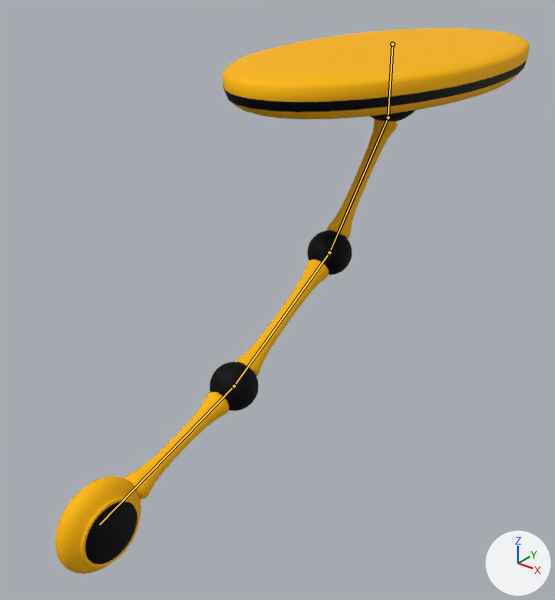
Before and after pictures for a commit that changed the Blender file 2o/Animacion 2D/pendulum1.blend.
The view is the same before and after, from a 50 mm camera at (7.18, -12.18, 12.81) aimed at (-0.28, -2.86, 7.04). Lighting does not change. The marker at lower right points along +X, +Y and +Z. Both versions are drawn at frame 15 of the action 'ArmatureAction.001'; the numbers are the values there. The bones that bend it are drawn over the model as lines.

Objects in the first picture: 'pendulum_ball_02', 'pendulum_ball_03', 'pendulum_ball_04', 'pendulum_cyllinder_01', 'pendulum_cyllinder_02', 'pendulum_cyllinder_03', 'pendulum_root'.
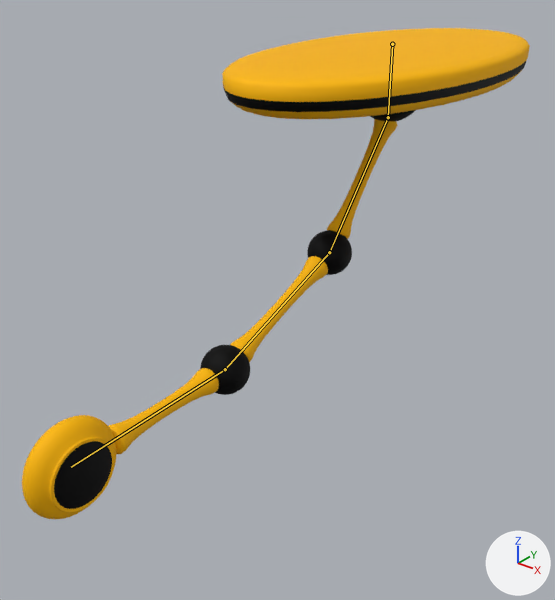
Where the change shows, as pixel boxes (x1, y1, x2, y2) in the pictures (555 x 600 px):
'pendulum_ball_04', posed (10% wider, 6% taller)
    before: (55, 476, 141, 574)
    after: (22, 415, 117, 519)
'pendulum_cyllinder_03', posed (7% wider, 19% shorter)
    before: (125, 392, 229, 499)
    after: (108, 368, 219, 454)
'pendulum_cyllinder_02', posed (9% shorter)
    before: (236, 259, 329, 376)
    after: (230, 256, 328, 362)
'pendulum_ball_03', posed
    before: (210, 362, 258, 411)
    after: (200, 345, 250, 395)
bone 'Bone.002', root to tip
    before: (329, 252) to (234, 386)
    after: (329, 252) to (225, 369)
bone 'Bone.003', root to tip
    before: (234, 386) to (99, 524)
    after: (225, 369) to (71, 467)

The edits, one by one:
Bone 'Bone.002' (bone_bone_002) turns from (0, 0, 20) to (0, 0, 29) degrees about its own x, y and z.
Bone 'Bone.003' (bone_bone_003) turns from (0, 0, 13) to (0, 0, 20) degrees about its own x, y and z.
